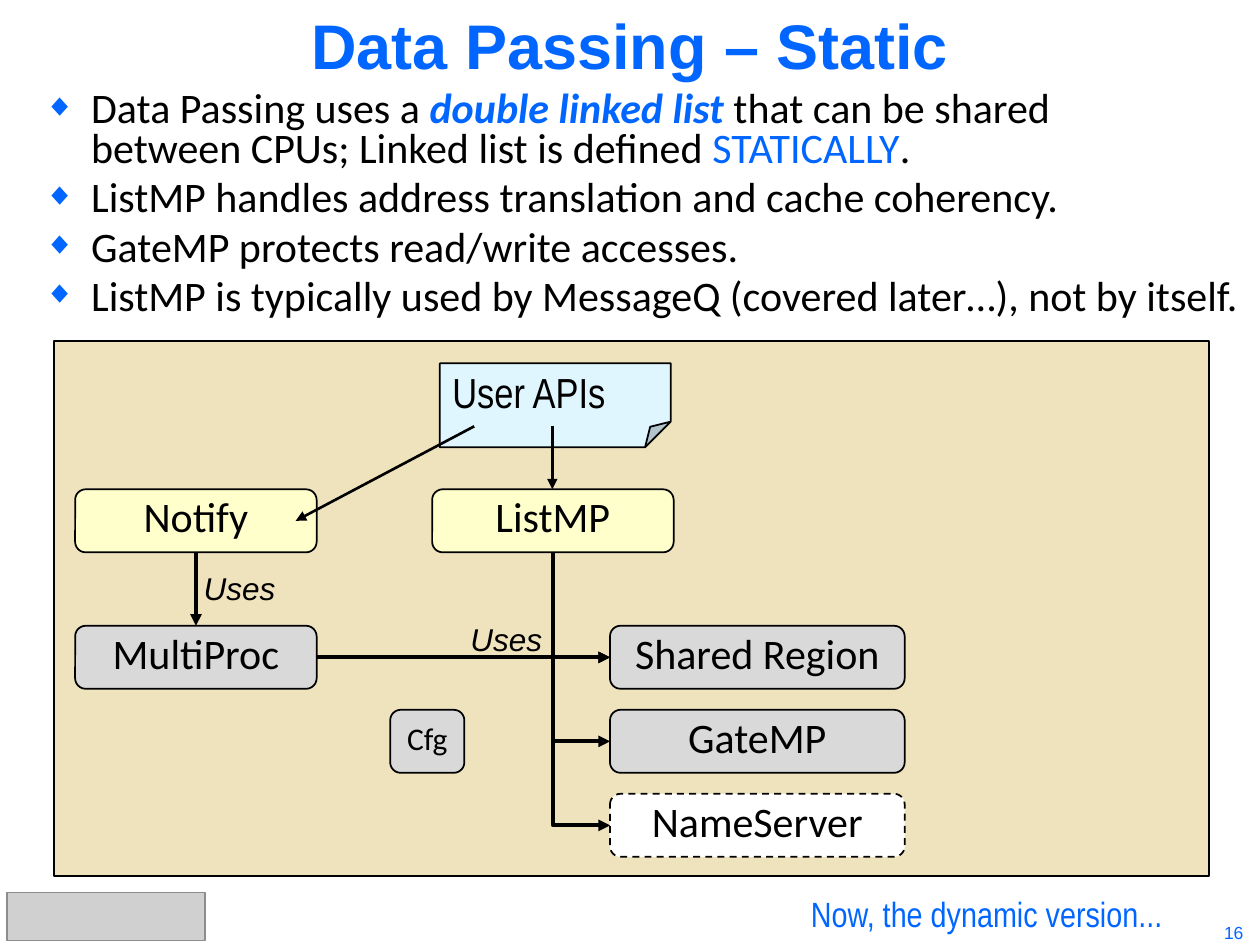
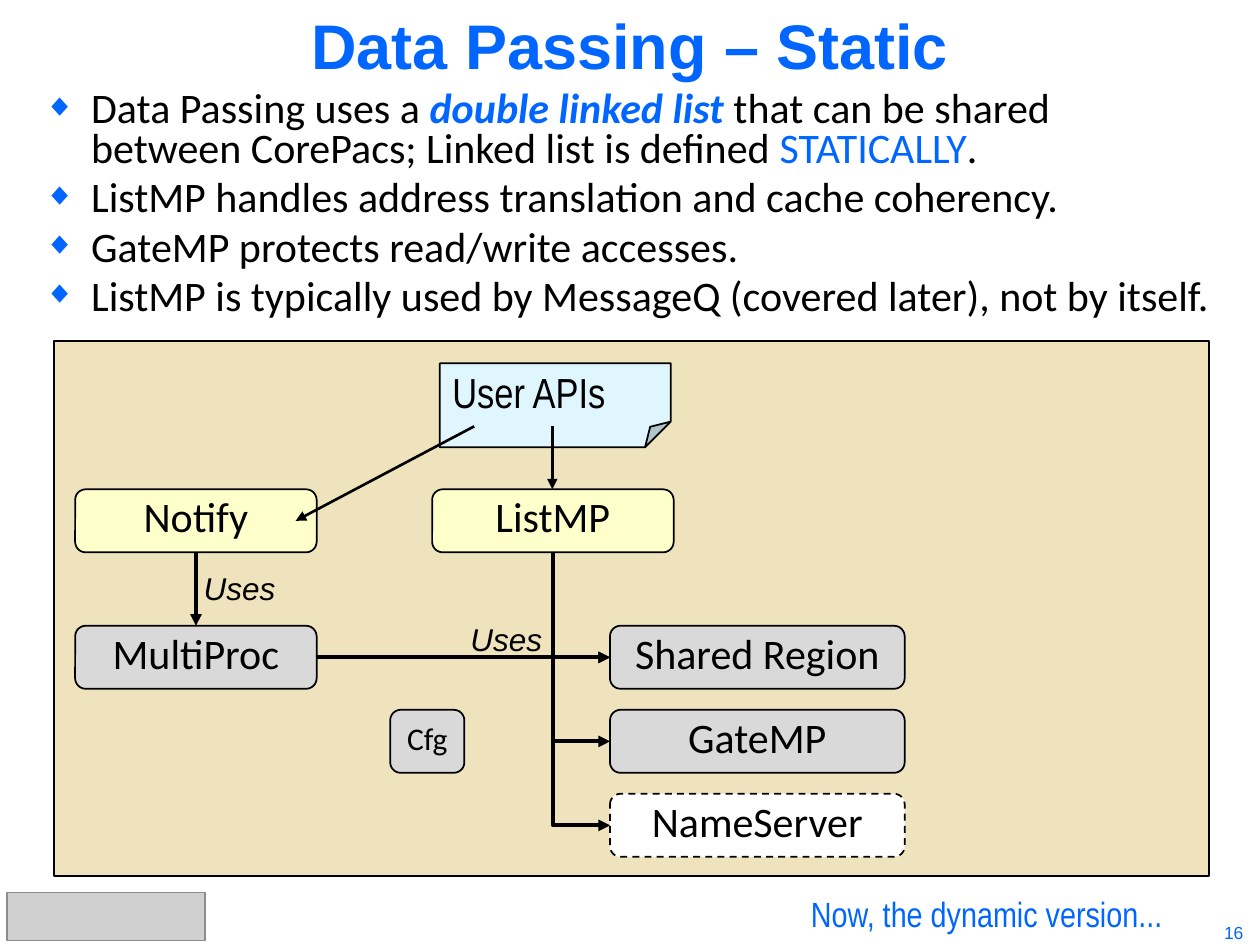
Before and after one commit to hari1989/keystone-workshop, a slide deck: slide 16 of preliminary/KeyStone Intro to IPC.pptx. Drawn at 1260x945 pixels with LibreOffice and Linux fonts; fonts in the diff are those of the drawing; grey boxes stand for pictures. Boxes give left, top, right and bottom in pixels: in the first picture for what was removed or moved away, otherwise in the second. Text is boxed around its words. In the diff, an @@ line names an element or a change of style, - is before the commit and + after.

```diff
--- a/preliminary/KeyStone Intro to IPC.pptx
+++ b/preliminary/KeyStone Intro to IPC.pptx
@@ text at [91, 93, 1050, 168]: text changed @@
-◆ Data Passing uses a double linked list that can be shared
-  between CPUs; Linked list is defined STATICALLY.
+◆ Data Passing uses a double linked list that can be shared
+  between CorePacs; Linked list is defined STATICALLY.
@@ text at [91, 280, 1208, 319]: text changed @@
-◆ ListMP is typically used by MessageQ (covered later…), not by itself.
+◆ ListMP is typically used by MessageQ (covered later), not by itself.
```
Also in this commit, not shown: 17 other slides changed.
